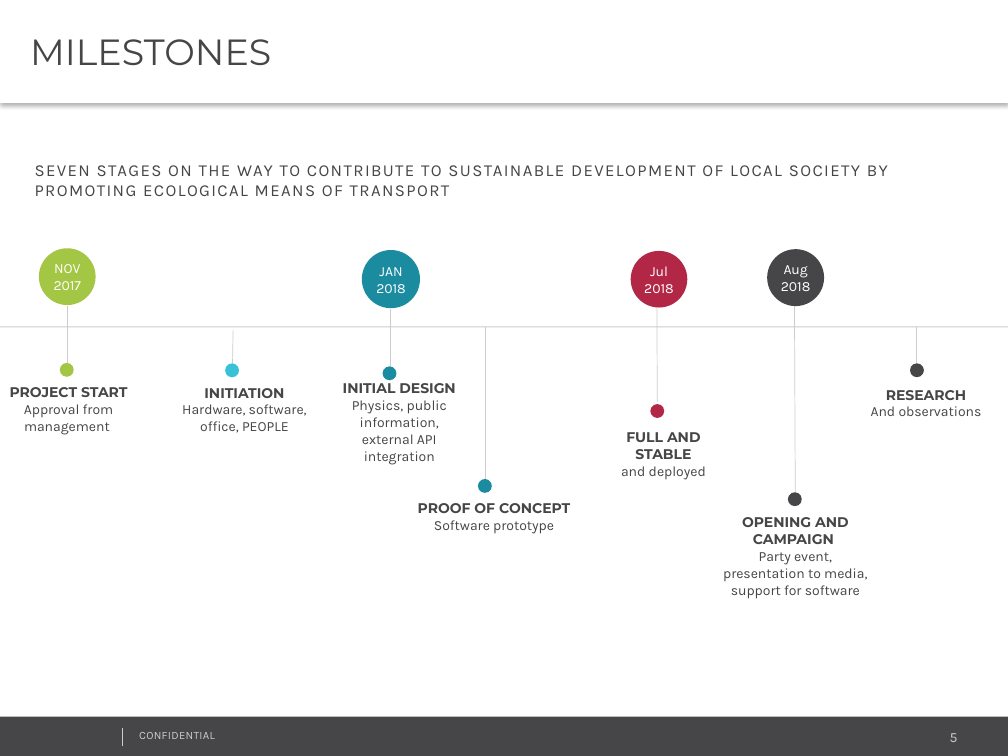
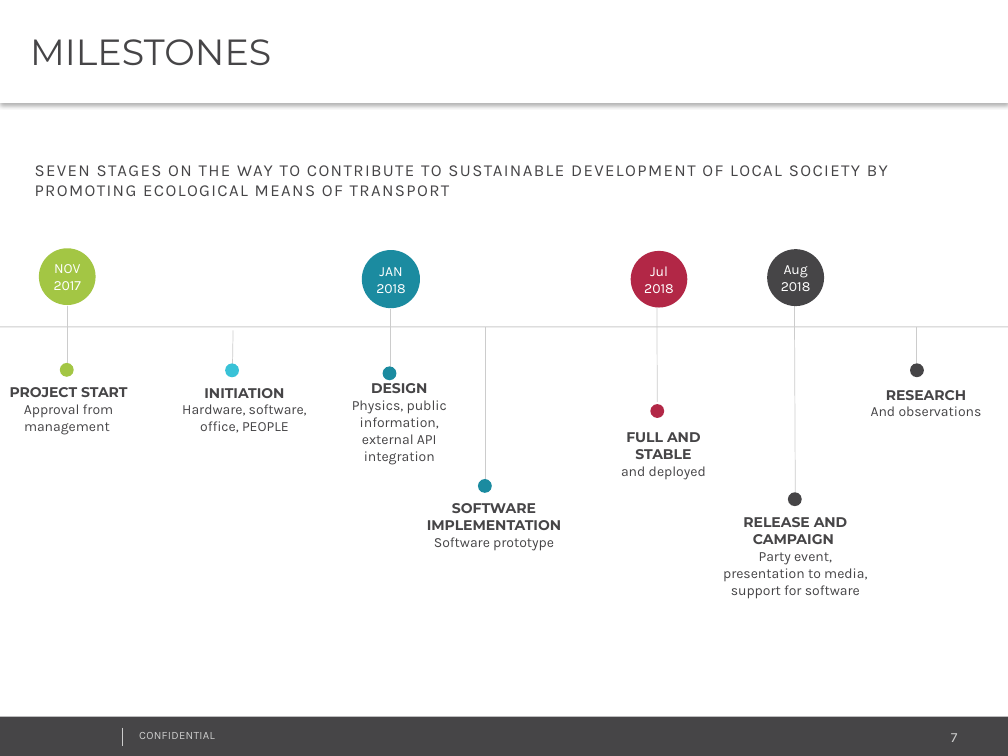
Before and after one commit to piotrcierpich/itm, a slide deck: slide 7 of Greepam_presentation.pptx (slide 5 before the commit). Drawn at 1008x756 pixels with LibreOffice and Linux fonts; fonts in the diff are those of the drawing; background and template pictures are left out. Boxes give left, top, right and bottom in pixels: in the first picture for what was removed or moved away, otherwise in the second. Text is boxed around its words. In the diff, an @@ line names an element or a change of style, - is before the commit and + after.

```diff
--- a/Greepam_presentation.pptx
+++ b/Greepam_presentation.pptx
@@ text at box(371, 379, 427, 393): text changed @@
-INITIAL DESIGN
+DESIGN
@@ text at box(427, 503, 561, 530): text changed @@
-PROOF OF CONCEPT
+SOFTWARE IMPLEMENTATION
@@ text at box(743, 517, 848, 544): text changed @@
-OPENING AND CAMPAIGN
+RELEASE AND CAMPAIGN
@@ page number at box(951, 733, 958, 742): text changed @@
-5
+7
```
Also in this commit, not shown: 1 other slide changed, 4 slides added.
